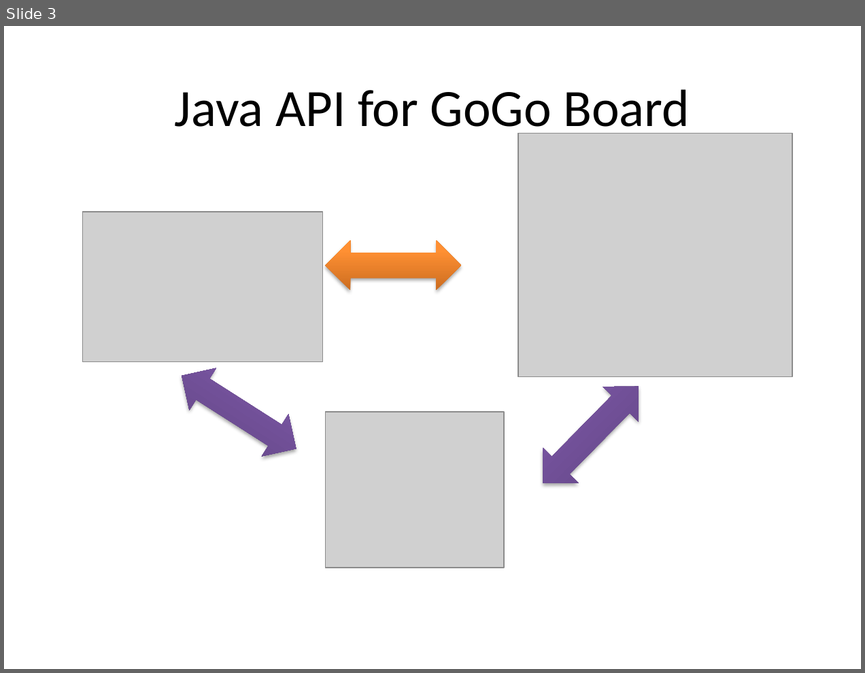
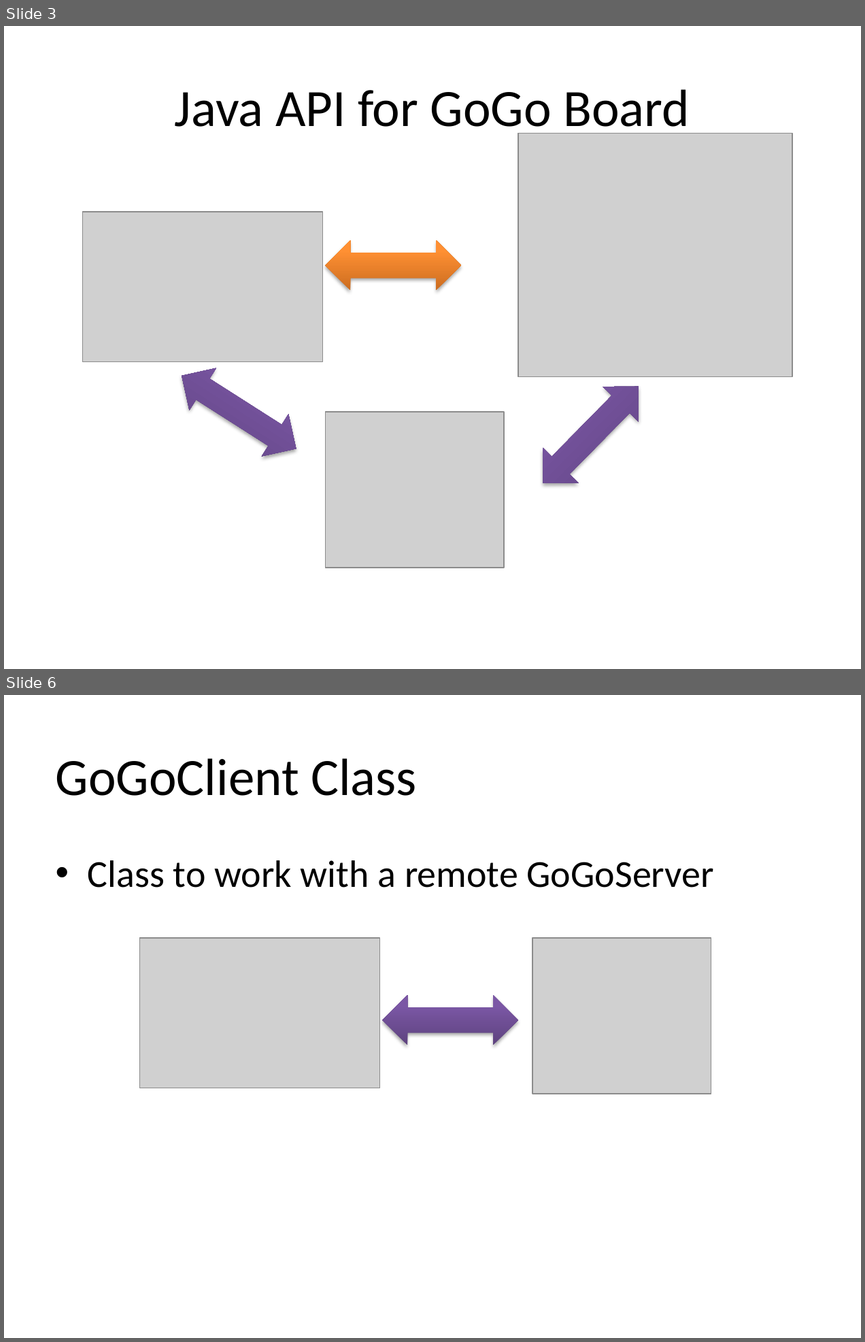
Before and after one commit to Hugo-X/gogolib4java, a slide deck: tutorial/Introduction of gogolib.pptx. Shown one above the other, each under a label of ours: slide 3 before the commit, slides 3 and 6 after it; the slides between them are not shown. The pictures are 865x673 and 865x1342 pixels, drawn with LibreOffice and Linux fonts; fonts in the diff are those of the drawing; grey boxes stand for pictures. Boxes give left, top, right and bottom in pixels: in the first picture for what was removed or moved away, otherwise in the second. Text is boxed around its words. In the diff, an @@ line names an element or a change of style, - is before the commit and + after.

```diff
--- a/tutorial/Introduction of gogolib.pptx
+++ b/tutorial/Introduction of gogolib.pptx
@@ slide 6 added at box(4, 695, 861, 1338), background #FFFFFF @@
@@ title added at box(56, 758, 417, 796), 44 pt, text #000000 @@
+GoGoClient Class
@@ text added at box(88, 860, 714, 887), 32 pt, text #000000 @@
+• Class to work with a remote GoGoServer
@@ picture added at box(139, 938, 379, 1087) @@
@@ picture added at box(532, 938, 711, 1093) @@
@@ left right arrow added at box(383, 995, 518, 1045), fill gradient #5F4480 to #7B58A6 to #7C57A8 @@
```
Also in this commit, not shown: 3 slides changed, 3 other slides added, 1 slide removed, 1 other file.
